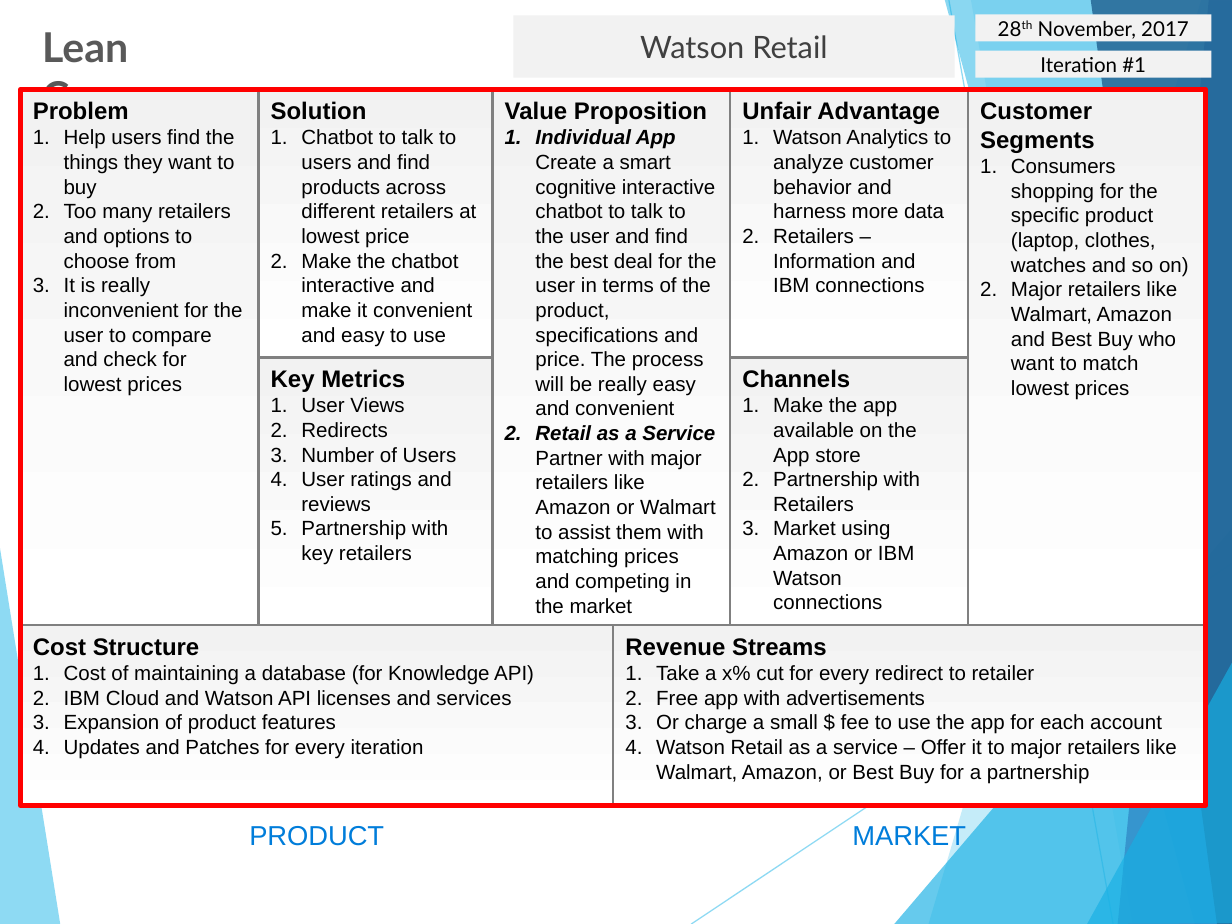
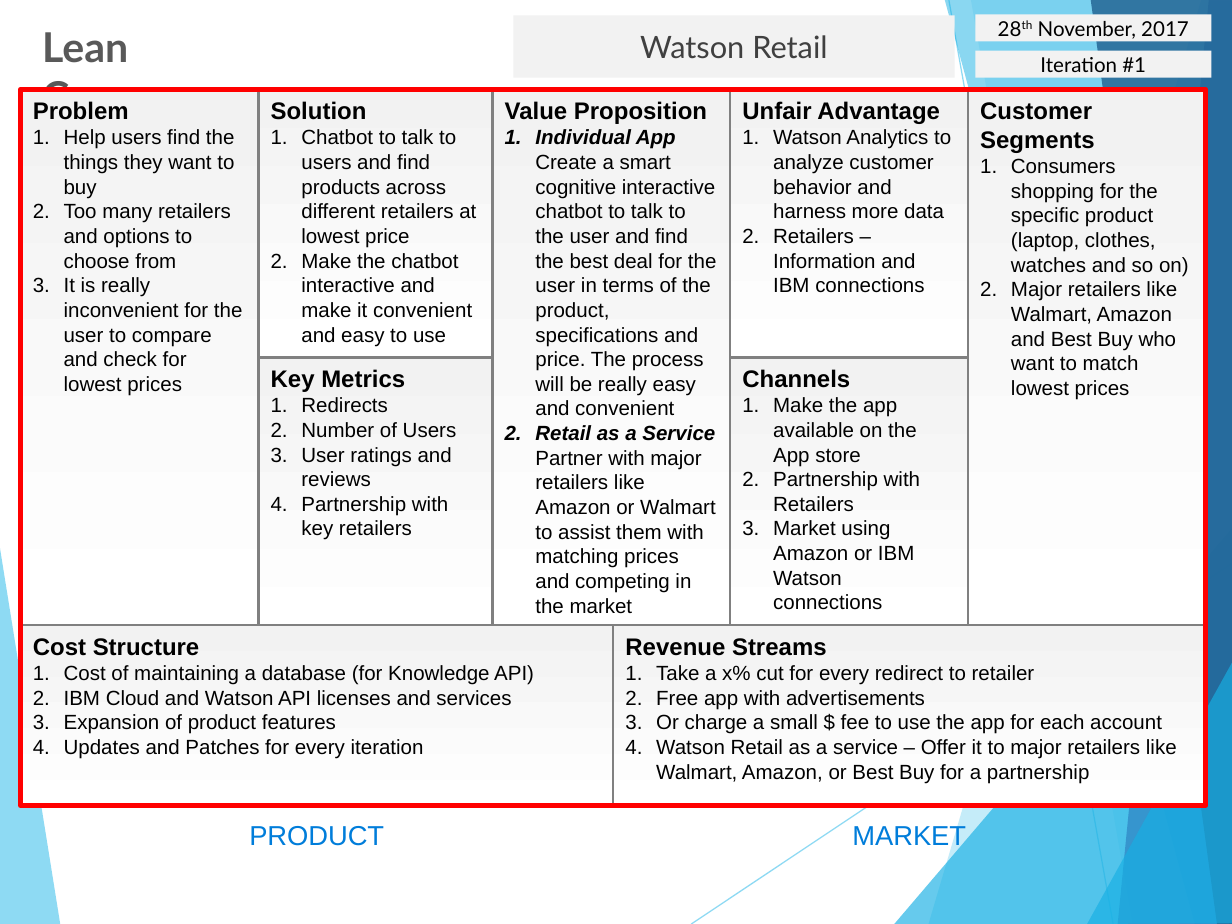
Before and after one commit to vigneshniyer/FinishLine-ShoppingBot, a slide deck: slide 5 of IBM_Finish_Line.pptx. Drawn at 1232x924 pixels with LibreOffice and Linux fonts; fonts in the diff are those of the drawing. Boxes give left, top, right and bottom in pixels: in the first picture for what was removed or moved away, otherwise in the second. Text is boxed around its words. In the diff, an @@ line names an element or a change of style, - is before the commit and + after.

```diff
--- a/IBM_Finish_Line.pptx
+++ b/IBM_Finish_Line.pptx
@@ text in rounded rectangle at <box>301,397,404,413</box>: paragraph removed @@
-1. User Views
```
Also in this commit, not shown: 1 other slide changed, 2 slides added, 1 slide removed.
